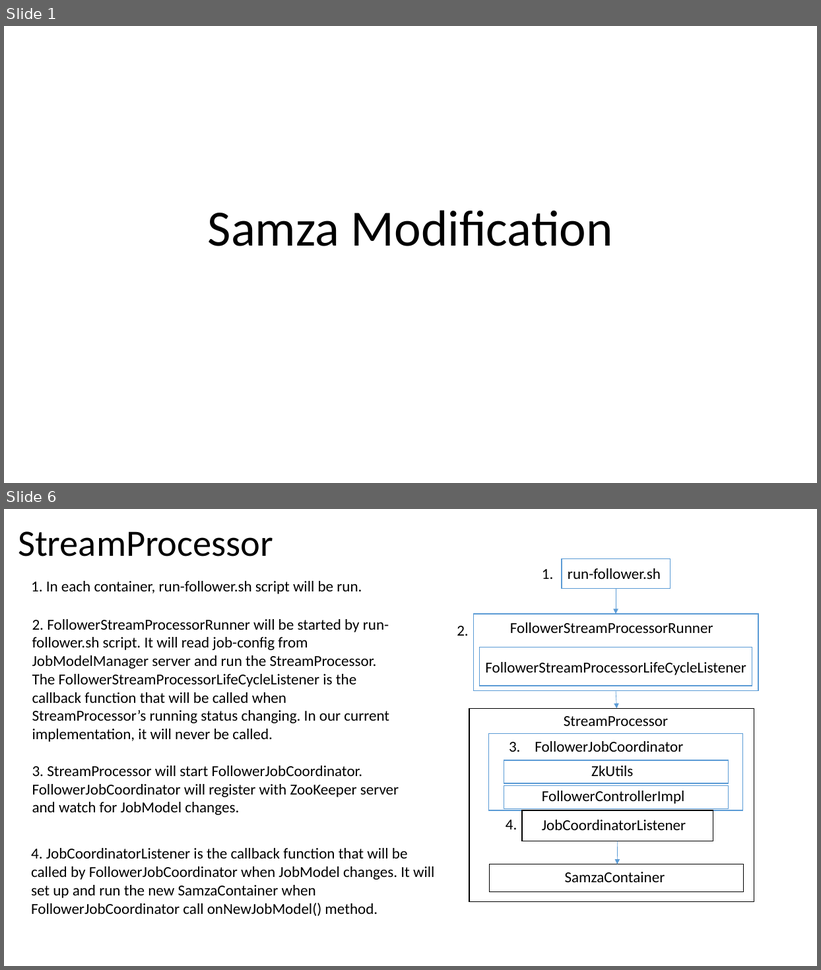
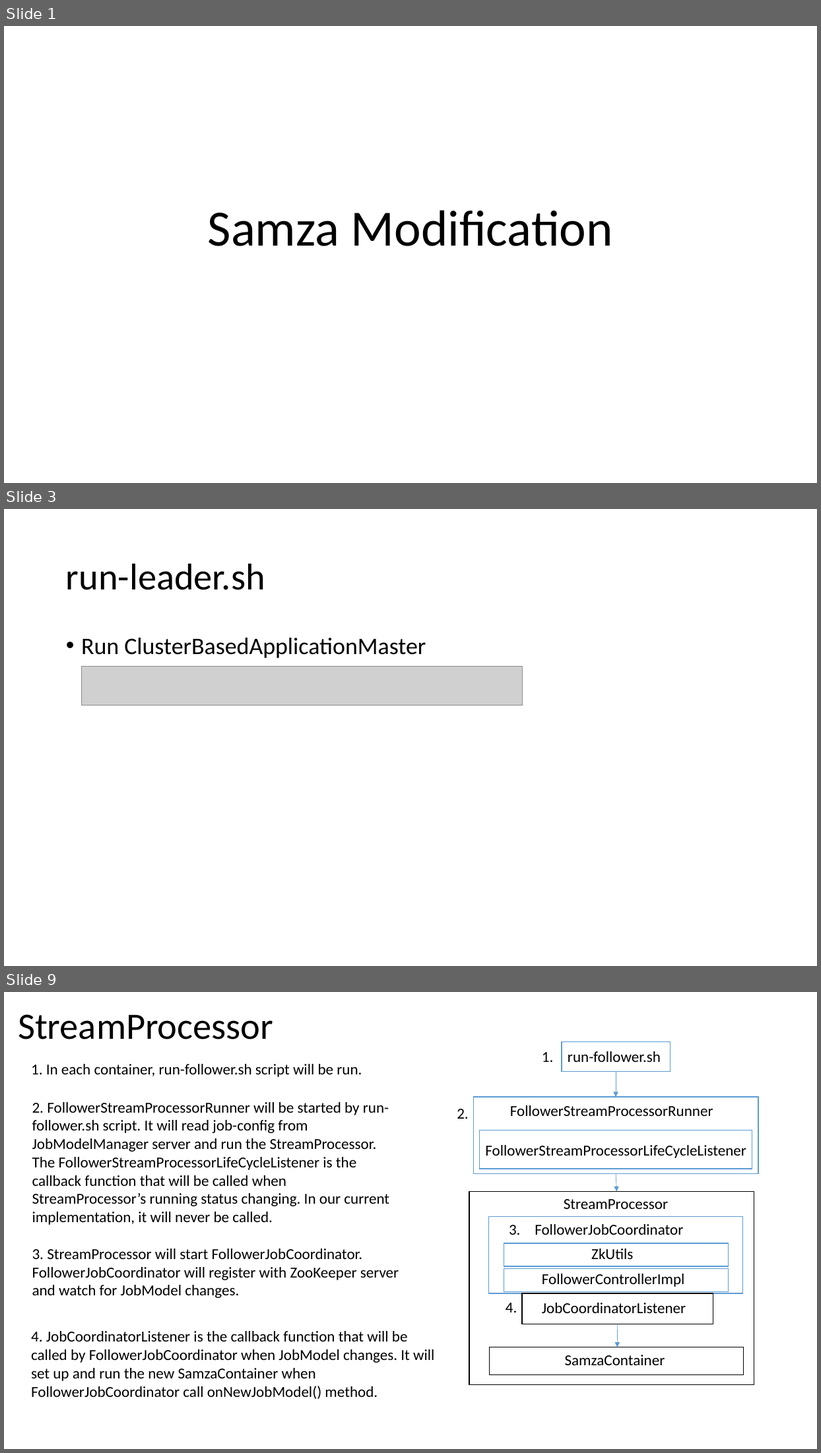
Before and after one commit to Swrrt/Samza-Documents, a slide deck: Documentation/Samza-Snapshot.pptx. Shown one above the other, each under a label of ours: slides 1 and 6 before the commit, slides 1, 3 and 9 after it; the slides between them are not shown. The pictures are 821x970 and 821x1453 pixels, drawn with LibreOffice and Linux fonts; fonts in the diff are those of the drawing; grey boxes stand for pictures. Boxes give left, top, right and bottom in pixels: in the first picture for what was removed or moved away, otherwise in the second. Text is boxed around its words. In the diff, an @@ line names an element or a change of style, - is before the commit and + after.

```diff
--- a/Documentation/Samza-Snapshot.pptx
+++ b/Documentation/Samza-Snapshot.pptx
@@ slide 3 added at bbox=[4, 509, 817, 966], background #FFFFFF @@
@@ title added at bbox=[66, 563, 265, 590], 44 pt, text #000000 @@
+run-leader.sh
@@ text added at bbox=[81, 638, 426, 658], 28 pt, text #000000 @@
+• Run ClusterBasedApplicationMaster
@@ picture added at bbox=[81, 667, 523, 706] @@
@@ what was slide 6 is now slide 9 @@
```
Also in this commit, not shown: 4 slides changed, 2 other slides added.
